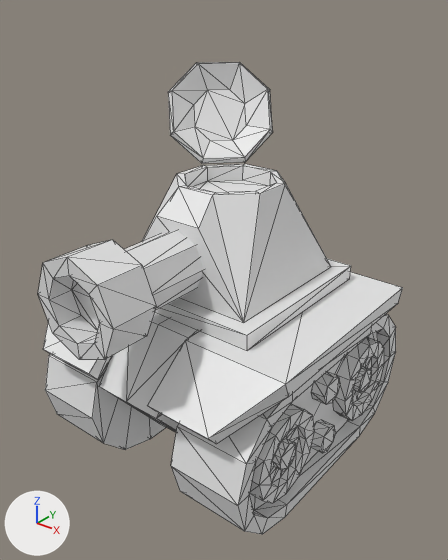
What one commit did to the glTF model assets/models/player_tank.glb.
Both versions are drawn from a 50 mm lens placed at (4.73, -6.03, 6.18), pointed at (0.12, -0.27, 2.6). Lighting does not change. The marker at lower left points along +X, +Y and +Z. Mesh edges are drawn as thin lines. Vertices at the same position are counted once.

In view in the first picture: 'Base', 'Head'.
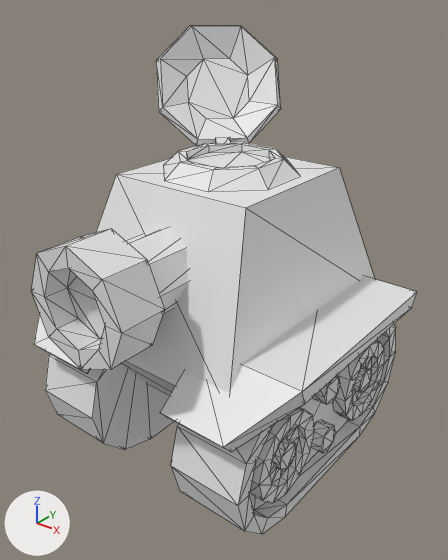
Where the newer file only moved an object's origin or applied its transform, the numbers keep the older frame.

What differs and where, as boxes [x1, y1, x2, y2] in the pictures (448 x 560 px; the box of a moved part takes in the faces that stretch with it):
'Base', reshaped
    before: [43, 259, 403, 534]
    after: [31, 26, 417, 534]
'Head', deleted
    before: [38, 62, 331, 360]
part 1 of me_cube_005, moved or reshaped
    before: [43, 322, 111, 379]
    after: [34, 314, 90, 374]
part 2 of me_cube_005, moved or reshaped
    before: [147, 272, 403, 444]
    after: [160, 276, 417, 452]
part 3 of me_cube_005, added
    after: [31, 228, 188, 370]
part 4 of me_cube_005, added
    after: [156, 26, 281, 146]
part 5 of me_cube_005, added
    after: [163, 143, 300, 192]
part 6 of me_cube_005, deleted
    before: [99, 312, 199, 432]
part 7 of me_cube_005, deleted
    before: [155, 259, 351, 350]
part 8 of me_cube_005, added
    after: [96, 137, 375, 395]

Diff of the bpy script that builds the scene:
```diff
--- a/assets/models/player_tank.glb.py
+++ b/assets/models/player_tank.glb.py
@@ me_cube_005 @@
 # used by ob_base; location = (0.0, 0.0, 1.4)
-me_cube_005.from_pydata(...)  # 522 vertices, 988 faces; spans x -1.9..1.9, y -2.13..2.12, z -1.4..1.2
+me_cube_005.from_pydata(...)  # 628 vertices, 1182 faces; spans x -2.1..2.1, y -2.6..2.12, z -1.4..4.19
+# me_cube_005 part 1: the loose piece of 16 vertices spanning x -1.9..-0.5, y -2.13..2.12, z 0.3..1.0 is moved by (-0.2, 0.0, 0.0)
+# me_cube_005 part 2: the loose piece of 16 vertices spanning x 0.5..1.9, y -2.13..2.12, z 0.3..1.0 is moved by (0.2, 0.0, 0.0)
+# me_cube_005 part 3: a new loose piece of 48 vertices spanning x -0.72..0.72, y -2.6..0.0, z 0.98..2.42
+# me_cube_005 part 4: a new loose piece of 32 vertices spanning x -1.65..-0.18, y 0.18..1.65, z 2.71..4.19
+# me_cube_005 part 5: a new loose piece of 32 vertices spanning x -0.83..0.83, y -0.83..0.83, z 2.6..2.8
+# me_cube_005 part 6: the loose piece of 18 vertices spanning x -0.5..0.5, y -2.0..1.47, z -1.0..1.0 is deleted
+# me_cube_005 part 7: the loose piece of 8 vertices spanning x -1.2..1.2, y -1.2..1.2, z 1.0..1.2 is deleted
+# me_cube_005 part 8
+# 20 vertices are added at x -1.4..1.4, y -1.8..1.8, z -0.4..2.84
+# 32 new faces join them
@@ ob_head @@
-ob_head = bpy.data.objects.new('Head', me_cube_007)
-ob_head.location = (0.0, 0.0, 3.1)
```
